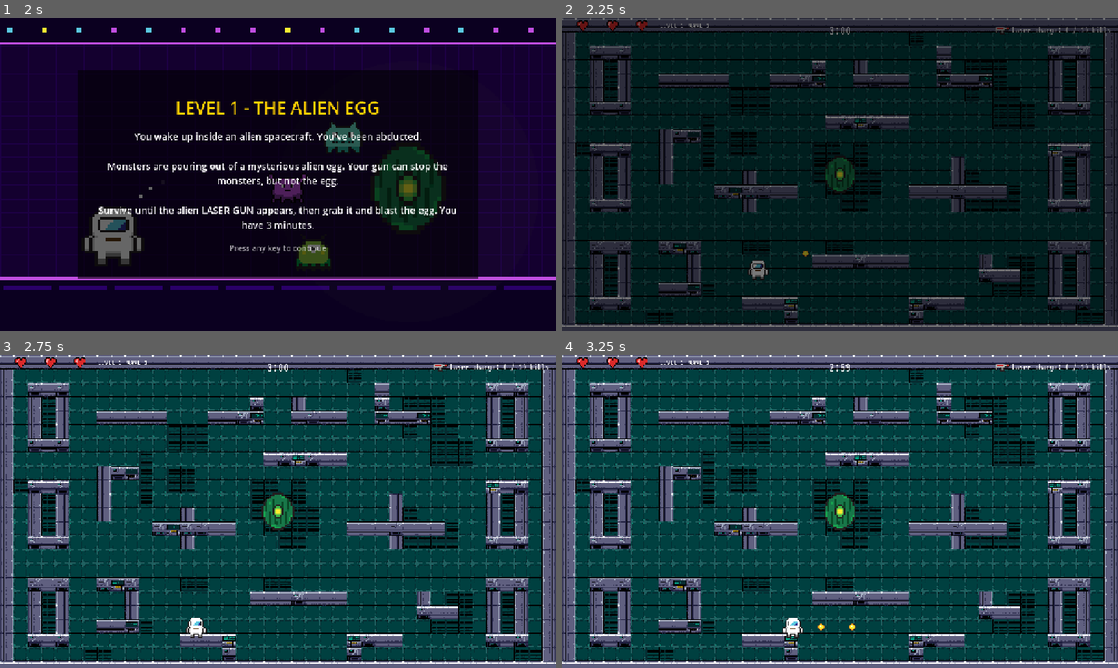
Above: before the commit, frames 1-4 (two rows, left to right).
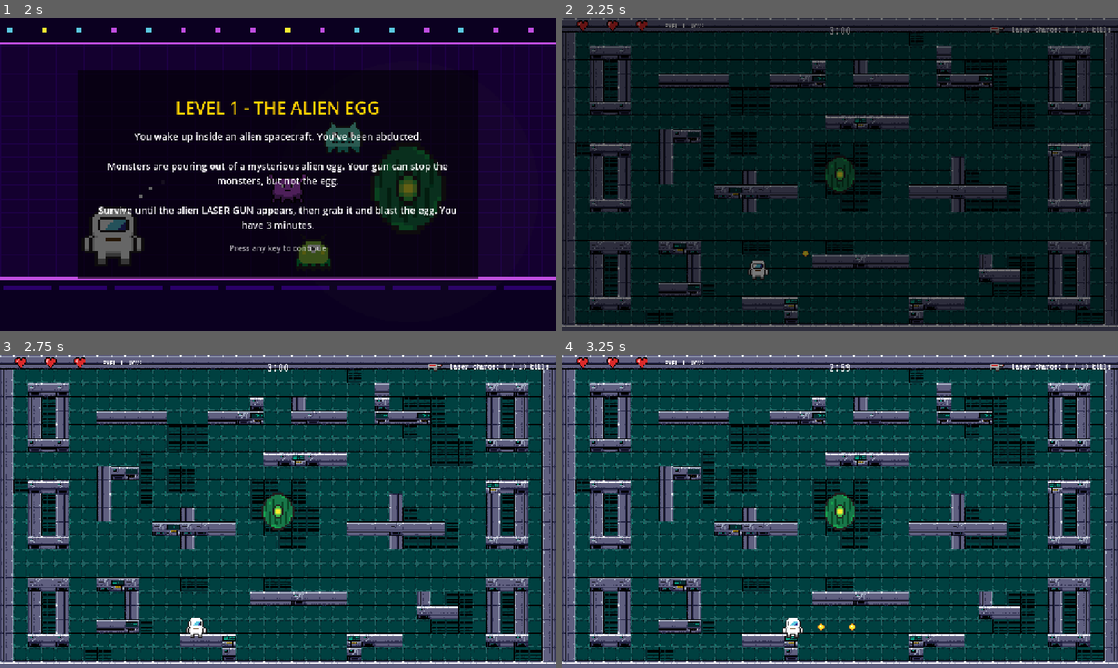
Above: after the commit, the same moments.

Repository: Game-Design-Abducted/abducted-escape-the-mothership
Game: Godot game, scene res://ui/title_screen.tscn
Two runs of this game, one before a commit and one after it. Both use one fixed random seed, a clock stepped at 60 frames per second and the inputs below.
Inputs (mouse positions are in pixels of both pictures, inside the frame that each line leads up to):
- Up to frame 1 (2 s): click "START" at 0.5 s; tap Enter (ui_accept) at 1.25, 1.52 s; move the mouse to (400, 158) at 1.27 s; hold D (move_right) from 1.28 s (still down); hold Space (attack) from 1.28 s (still down); click (400, 158) at 1.42 s
- Up to frame 2 (2.25 s): tap Enter (ui_accept) at 2 s; move the mouse to (728, 190) at 2.02 s; release D (move_right) at 2.03 s; release Space (attack) at 2.03 s; hold S (move_down) from 2.03 s (still down); click (728, 190) at 2.1 s
- Up to frame 3 (2.75 s): keep holding S (move_down); tap Enter (ui_accept) at 2.27 s
- Up to frame 4 (3.25 s): move the mouse to (895, 442) at 2.77 s; release S (move_down) at 2.78 s; hold D (move_right) from 2.78 s (still down); hold Space (attack) from 2.78 s (still down); click (895, 442) at 2.92 s

Frame 1 is identical in both runs. In frame 2, 0.2% of the frame differs, in the area x 17-99%, y 1-6%; in frame 3, 0.2%; in frame 4, 0.2%.

Commit message:
HUD: fix time-up message, layout and Godot 4.3 format

Diff:
--- a/autoload/game_state.gd
+++ b/autoload/game_state.gd
@@ -37,6 +37,8 @@
 var time_left := LEVEL_TIME
 var running := false
 var last_result_won := false
+## True when the last level was lost because the clock ran out (HUD and end screen show "TIME UP!")
+var last_result_time_up := false
 ## Which page story_screen shows: "intro", "level2" or "ending"
 var story_id := "intro"
 
@@ -52,7 +54,7 @@
 	time_left = maxf(time_left - delta, 0.0)
 	Events.time_changed.emit(time_left)
 	if time_left <= 0.0:
-		finish_level(false)
+		finish_level(false, true)
 
 
 # ---------- called by UI / game ----------
@@ -78,11 +80,12 @@
 
 
 ## Called on win (origin destroyed) or loss (died / time up)
-func finish_level(won: bool) -> void:
+func finish_level(won: bool, time_up := false) -> void:
 	if not running:
 		return   # already finished, ignore duplicates
 	running = false
 	last_result_won = won
+	last_result_time_up = time_up
 	Events.level_finished.emit(won)
 	# Short delay so players can see what happened. Runs even while the game is paused.
 	get_tree().create_timer(1.5, true).timeout.connect(_after_level.bind(won))
--- a/project.godot
+++ b/project.godot
@@ -8,16 +8,12 @@
 
 config_version=5
 
-[animation]
-
-compatibility/default_parent_skeleton_in_mesh_instance_3d=true
-
 [application]
 
 config/name="Abducted: Escape the Mothership"
 config/description="Pac-Man x Tower Defense. Game Design Final Project."
 run/main_scene="res://ui/title_screen.tscn"
-config/features=PackedStringArray("4.7", "GL Compatibility")
+config/features=PackedStringArray("4.3", "GL Compatibility")
 
 [autoload]
 
--- a/tools/smoke_test.gd
+++ b/tools/smoke_test.gd
@@ -534,6 +534,8 @@
 	await create_timer(2.2).timeout
 	_check("time up leads to the lose screen", current_scene.name == "EndScreen" and not _state.last_result_won,
 			current_scene.name)
+	_check("time up shows TIME UP!", current_scene.get_node("VBox/Title").text == "TIME UP!",
+			current_scene.get_node("VBox/Title").text)
 
 	# ---------- Screens and the rest of the flow ----------
 	# Lose screen: RETRY restarts the level you lost on
@@ -554,6 +556,8 @@
 	player.take_damage(player.max_hp)
 	ok = await _wait_for_scene("EndScreen")
 	_check("player death leads to the lose screen", ok and not _state.last_result_won, current_scene.name)
+	_check("player death shows GAME OVER, not TIME UP!", ok and current_scene.get_node("VBox/Title").text == "GAME OVER",
+			current_scene.get_node("VBox/Title").text if ok else "")
 
 	# Level 2 win: ending story, then the win screen, then back to the title
 	game = await _load_game(2)
--- a/ui/end_screen.gd
+++ b/ui/end_screen.gd
@@ -1,9 +1,10 @@
 extends Control
 ## End screen (win or lose). Ploy's.
 ##
-## Reads GameState.last_result_won.
+## Reads GameState.last_result_won and last_result_time_up.
 ##   won  -> spaceship + "You escaped!" + win sound + Main Menu
-##   lost -> hurt astronaut + "Game Over" + lose sound + Retry (same level) + Main Menu
+##   lost -> hurt astronaut + "Game Over" (or "Time Up!" when the clock ran out)
+##           + lose sound + Retry (same level) + Main Menu
 ##
 ## It moves like Fah's title screen: fades in, the title pops, the picture
 ## sways (the spaceship flies, the astronaut wobbles), the buttons grow and
@@ -34,55 +35,43 @@
 
 func _ready() -> void:
 	_won = GameState.last_result_won
-	var time_up := not _won and GameState.time_left <= 0.0
-
+	var time_up := not _won and GameState.last_result_time_up
 	if _won:
 		title.text = "YOU ESCAPED!"
+		$VBox/Subtitle.text = "Welcome home, astronaut."
 	elif time_up:
 		title.text = "TIME UP!"
+		$VBox/Subtitle.text = "Time ran out on level %d." % GameState.current_level
 	else:
 		title.text = "GAME OVER"
-
+		$VBox/Subtitle.text = "The aliens got you on level %d." % GameState.current_level
 	if not _won:
 		title.add_theme_color_override("font_color", LOSE_TITLE_COLOR)
-
-	if _won:
-		$VBox/Subtitle.text = "Welcome home, astronaut."
-	elif time_up:
-		$VBox/Subtitle.text = "Time ran out on level %d." % GameState.current_level
-	else:
-		$VBox/Subtitle.text = "The aliens got you on level %d." % GameState.current_level
-
 	art.texture = WIN_ART if _won else LOSE_ART
 	$Jingle.stream = WIN_SOUND if _won else LOSE_SOUND
 	$Jingle.play()
-
 	_sfx = AudioStreamPlayer.new()
 	add_child(_sfx)
 
 	retry_button.visible = not _won
 	var first: Button = menu_button if _won else retry_button
-	first.grab_focus()
-
+	first.grab_focus()   # before connecting, so no hover sound on load
 	retry_button.pressed.connect(_leave.bind(GameState.retry_level))
 	menu_button.pressed.connect(_leave.bind(GameState.goto.bind("title")))
-
 	for button: Button in [retry_button, menu_button]:
 		button.mouse_entered.connect(_on_hover.bind(button, true))
-		button.mouse_entered.connect(_play.bind(SFX_HOVER))
+		button.mouse_entered.connect(_play.bind(SFX_HOVER))   # mouse only: focus would play it again
 		button.mouse_exited.connect(_on_hover.bind(button, false))
 		button.focus_entered.connect(_on_hover.bind(button, true))
 		button.focus_exited.connect(_on_hover.bind(button, false))
 
+	# Fade in, and pop the title once the layout has given it a size
 	modulate.a = 0.0
 	create_tween().tween_property(self, "modulate:a", 1.0, 0.5)
-
 	await get_tree().process_frame
-
 	art.pivot_offset = art.size / 2.0
 	title.pivot_offset = title.size / 2.0
 	title.scale = Vector2(0.5, 0.5)
-
 	create_tween().tween_property(title, "scale", Vector2.ONE, 0.45).set_trans(Tween.TRANS_BACK).set_ease(Tween.EASE_OUT)
 
 
--- a/ui/hud.gd
+++ b/ui/hud.gd
@@ -4,93 +4,90 @@
 ## Only LISTENS to Events, it never touches player/enemy code directly.
 ## Process mode is Always (set in hud.tscn) so it keeps updating while paused.
 ##
-##   hearts  <- Events.player_hp_changed(hp, max_hp)
-##   timer   <- Events.time_changed(seconds_left)
+##   hearts  <- Events.player_hp_changed(hp, max_hp)   (a lost heart pops and shakes)
+##   timer   <- Events.time_changed(seconds_left)       (turns red under 30 s)
 ##   laser   <- Events.laser_charge_changed / laser_spawned / laser_picked_up / laser_fired
-##   message <- Events.level_finished(won)
+##   level   <- Events.level_started(level_number)
+##   wave    <- Events.wave_started(wave_number)
+##   message <- Events.level_finished(won)  ("TIME UP!" when GameState.last_result_time_up)
 ##
-## TODO Kong (ask Fah for the art):
-##  - pixel font (put the .ttf in assets/fonts and set it in a Theme)
-##  - heart lose animation, timer turns red under 30 s
-##  - laser icon (Laser Item.png) next to the laser status
-##  - wave number (Events.wave_started), level title
+## Top-left row (TopLeft): hearts, level, wave. Top-right row (LaserBox): icon + laser
+## status. Both are HBoxContainers, so the pieces stay together when the text changes.
 
 const HEART := preload("res://assets/sprites/Heart.png")
 const HEART_LOST := preload("res://assets/sprites/HeartDeducted.png")
-var previous_hp := -1
+const LOW_TIME := 30.0                          # seconds left when the timer turns red
+const LOW_TIME_COLOR := Color(1.0, 0.35, 0.3)   # same red as the end screen's lose title
 
-@onready var hearts: HBoxContainer = $Hearts
+@onready var hearts: HBoxContainer = $TopLeft/Hearts
+@onready var level_label: Label = $TopLeft/LevelLabel
+@onready var wave_label: Label = $TopLeft/WaveLabel
 @onready var time_label: Label = $TimeLabel
-@onready var laser_label: Label = $LaserLabel
+@onready var laser_label: Label = $LaserBox/LaserLabel
 @onready var message_label: Label = $MessageLabel
-@onready var level_label: Label = $LevelLabel
-@onready var wave_label: Label = $WaveLabel
+
+var _previous_hp := -1
+var _low_time := false
+var _finished := false   # once the level is over, the end message stays
 
 
 func _ready() -> void:
 	message_label.text = ""
+	level_label.text = "LEVEL %d" % GameState.current_level
+	wave_label.text = "WAVE 1"
 	Events.player_hp_changed.connect(_on_hp_changed)
 	Events.time_changed.connect(_on_time_changed)
 	Events.laser_charge_changed.connect(_on_laser_charge)
 	Events.laser_spawned.connect(func(_pos): laser_label.text = "LASER READY! Grab it!")
 	Events.laser_picked_up.connect(func(): message_label.text = "PRESS SPACE WHEN THE BEAM CROSSES THE TARGET")
 	Events.laser_fired.connect(_on_laser_fired)
-	Events.level_finished.connect(_on_level_finished)
-	level_label.text = "LEVEL %d" % GameState.current_level
-	wave_label.text = "WAVE 1"
 	Events.level_started.connect(_on_level_started)
 	Events.wave_started.connect(_on_wave_started)
-
+	Events.level_finished.connect(_on_level_finished)
 
 
 func _on_hp_changed(hp: int, max_hp: int) -> void:
-	var old_hp = previous_hp
-
+	# Create heart icons only when the count changes, then just swap textures
 	while hearts.get_child_count() < max_hp:
 		var icon := TextureRect.new()
 		icon.custom_minimum_size = Vector2(64, 64)
 		icon.expand_mode = TextureRect.EXPAND_IGNORE_SIZE
 		icon.stretch_mode = TextureRect.STRETCH_KEEP_ASPECT_CENTERED
 		hearts.add_child(icon)
-
 	for i in hearts.get_child_count():
 		var heart := hearts.get_child(i) as TextureRect
 		heart.visible = i < max_hp
 		heart.texture = HEART if i < hp else HEART_LOST
-
-	if old_hp != -1 and hp < old_hp:
-		for i in range(hp, old_hp):
-			if i < hearts.get_child_count():
-				animate_lost_heart(hearts.get_child(i))
-
-	previous_hp = hp
+	# Animate only the hearts just lost (not on the first update, when the level starts)
+	if _previous_hp != -1:
+		for i in range(hp, mini(_previous_hp, hearts.get_child_count())):
+			_animate_lost_heart(hearts.get_child(i) as TextureRect)
+	_previous_hp = hp
 
 
-func animate_lost_heart(heart: TextureRect) -> void:
-	heart.pivot_offset = Vector2(32, 32)
-
-	var tween = create_tween()
-
+func _animate_lost_heart(heart: TextureRect) -> void:
+	heart.pivot_offset = heart.size / 2.0
+	var tween := create_tween()
 	tween.tween_property(heart, "scale", Vector2(1.4, 1.4), 0.12)
 	tween.tween_property(heart, "rotation_degrees", 15.0, 0.05)
 	tween.tween_property(heart, "rotation_degrees", -15.0, 0.05)
 	tween.tween_property(heart, "rotation_degrees", 10.0, 0.05)
 	tween.tween_property(heart, "rotation_degrees", 0.0, 0.05)
-	tween.tween_property(heart, "scale", Vector2(1, 1), 0.12)
-
-
+	tween.tween_property(heart, "scale", Vector2.ONE, 0.12)
 
 
 func _on_time_changed(seconds_left: float) -> void:
-	var s = ceili(seconds_left)
+	var s := ceili(seconds_left)
 	@warning_ignore("integer_division")
 	time_label.text = "%d:%02d" % [s / 60, s % 60]
-
-	if seconds_left <= 30.0:
-		time_label.add_theme_color_override("font_color", Color.RED)
-	else:
-		time_label.remove_theme_color_override("font_color")
-
+	# time_changed fires every frame, so only touch the colour when it crosses LOW_TIME
+	var low := seconds_left <= LOW_TIME
+	if low != _low_time:
+		_low_time = low
+		if low:
+			time_label.add_theme_color_override("font_color", LOW_TIME_COLOR)
+		else:
+			time_label.remove_theme_color_override("font_color")
 
 
 func _on_laser_charge(kills: int, kills_needed: int) -> void:
@@ -99,21 +96,13 @@
 
 func _on_laser_fired(hit: bool) -> void:
 	message_label.text = "DIRECT HIT!" if hit else "MISSED! Survive for another chance..."
-	await get_tree().create_timer(1.5).timeout
-	if message_label.text != "YOU WIN!" and message_label.text != "GAME OVER":
-		message_label.text = ""
+	# A connected timer, not an await: it is dropped if the HUD is freed first
+	get_tree().create_timer(1.5).timeout.connect(_clear_message)
 
 
-
-func _on_level_finished(won: bool) -> void:
-	print("FINISHED: won=", won, " | time_left=", GameState.time_left)
-
-	if won:
-		message_label.text = "YOU WIN!"
-	elif GameState.time_left <= 0.0:
-		message_label.text = "TIME UP!"
-	else:
-		message_label.text = "GAME OVER"
+func _clear_message() -> void:
+	if not _finished:
+		message_label.text = ""
 
 
 func _on_level_started(level_number: int) -> void:
@@ -122,3 +111,13 @@
 
 func _on_wave_started(wave_number: int) -> void:
 	wave_label.text = "WAVE %d" % wave_number
+
+
+func _on_level_finished(won: bool) -> void:
+	_finished = true
+	if won:
+		message_label.text = "YOU WIN!"
+	elif GameState.last_result_time_up:
+		message_label.text = "TIME UP!"
+	else:
+		message_label.text = "GAME OVER"
--- a/ui/hud.tscn
+++ b/ui/hud.tscn
@@ -1,20 +1,38 @@
-[gd_scene format=3 uid="uid://b3x2mowpqj4dd"]
+[gd_scene load_steps=4 format=3 uid="uid://b3x2mowpqj4dd"]
 
-[ext_resource type="Script" uid="uid://heb1g7hifisn" path="res://ui/hud.gd" id="1_hud"]
-[ext_resource type="FontFile" uid="uid://dhjbpar0jp4ov" path="res://assets/fonts/VT323.ttf" id="2_276te"]
-[ext_resource type="Texture2D" uid="uid://bpltgl6tm6wcy" path="res://assets/sprites/Laser Item.png" id="3_546lt"]
+[ext_resource type="Script" path="res://ui/hud.gd" id="1_hud"]
+[ext_resource type="FontFile" uid="uid://dhjbpar0jp4ov" path="res://assets/fonts/VT323.ttf" id="2_font"]
+[ext_resource type="Texture2D" uid="uid://bpltgl6tm6wcy" path="res://assets/sprites/Laser Item.png" id="3_laser"]
 
-[node name="HUD" type="CanvasLayer" unique_id=1149070721]
+[node name="HUD" type="CanvasLayer"]
 process_mode = 3
 script = ExtResource("1_hud")
 
-[node name="Hearts" type="HBoxContainer" parent="." unique_id=239157412]
+[node name="TopLeft" type="HBoxContainer" parent="."]
 offset_left = 16.0
 offset_top = -14.0
-offset_right = 216.0
-offset_bottom = 30.0
+offset_right = 400.0
+offset_bottom = 50.0
+theme_override_constants/separation = 12
 
-[node name="TimeLabel" type="Label" parent="." unique_id=1888918363]
+[node name="Hearts" type="HBoxContainer" parent="TopLeft"]
+layout_mode = 2
+
+[node name="LevelLabel" type="Label" parent="TopLeft"]
+layout_mode = 2
+theme_override_fonts/font = ExtResource("2_font")
+theme_override_font_sizes/font_size = 20
+text = "LEVEL 1"
+vertical_alignment = 1
+
+[node name="WaveLabel" type="Label" parent="TopLeft"]
+layout_mode = 2
+theme_override_fonts/font = ExtResource("2_font")
+theme_override_font_sizes/font_size = 20
+text = "WAVE 1"
+vertical_alignment = 1
+
+[node name="TimeLabel" type="Label" parent="."]
 anchors_preset = 5
 anchor_left = 0.5
 anchor_right = 0.5
@@ -23,26 +41,38 @@
 offset_right = 100.0
 offset_bottom = 56.0
 grow_horizontal = 2
-theme_override_fonts/font = ExtResource("2_276te")
+theme_override_fonts/font = ExtResource("2_font")
 theme_override_font_sizes/font_size = 32
 text = "3:00"
 horizontal_alignment = 1
 
-[node name="LaserLabel" type="Label" parent="." unique_id=1347273989]
+[node name="LaserBox" type="HBoxContainer" parent="."]
 anchors_preset = 1
 anchor_left = 1.0
 anchor_right = 1.0
 offset_left = -416.0
-offset_top = 16.0
+offset_top = 4.0
 offset_right = -16.0
-offset_bottom = 52.0
+offset_bottom = 49.0
 grow_horizontal = 0
-theme_override_fonts/font = ExtResource("2_276te")
+theme_override_constants/separation = 6
+alignment = 2
+
+[node name="LaserIcon" type="TextureRect" parent="LaserBox"]
+custom_minimum_size = Vector2(54, 45)
+layout_mode = 2
+texture = ExtResource("3_laser")
+expand_mode = 1
+stretch_mode = 5
+
+[node name="LaserLabel" type="Label" parent="LaserBox"]
+layout_mode = 2
+theme_override_fonts/font = ExtResource("2_font")
 theme_override_font_sizes/font_size = 22
 text = "Laser charge: 0 / 10 kills"
-horizontal_alignment = 2
+vertical_alignment = 1
 
-[node name="MessageLabel" type="Label" parent="." unique_id=367346835]
+[node name="MessageLabel" type="Label" parent="."]
 anchors_preset = 8
 anchor_left = 0.5
 anchor_top = 0.5
@@ -54,34 +84,7 @@
 offset_bottom = 40.0
 grow_horizontal = 2
 grow_vertical = 2
-theme_override_fonts/font = ExtResource("2_276te")
+theme_override_fonts/font = ExtResource("2_font")
 theme_override_font_sizes/font_size = 40
 horizontal_alignment = 1
 vertical_alignment = 1
-
-[node name="LevelLabel" type="Label" parent="." unique_id=1555764664]
-offset_left = 225.0
-offset_top = 7.0
-offset_right = 281.0
-offset_bottom = 27.0
-theme_override_fonts/font = ExtResource("2_276te")
-theme_override_font_sizes/font_size = 20
-text = "LEVEL 1"
-
-[node name="WaveLabel" type="Label" parent="." unique_id=1180600476]
-offset_left = 292.0
-offset_top = 7.0
-offset_right = 366.0
-offset_bottom = 43.0
-theme_override_fonts/font = ExtResource("2_276te")
-theme_override_font_sizes/font_size = 20
-text = "WAVE 1"
-
-[node name="LaserIcon" type="TextureRect" parent="." unique_id=1229149920]
-offset_left = 987.0
-offset_top = 4.0
-offset_right = 1041.0
-offset_bottom = 49.0
-texture = ExtResource("3_546lt")
-expand_mode = 1
-stretch_mode = 5
Not shown, changed: assets/fonts/Minecraft.ttf.import
Not shown, changed: assets/fonts/VT323.ttf.import
Not shown, changed: assets/home/Background.jpg.import
Not shown, changed: assets/home/Background_wMountain.jpg.import
Not shown, changed: assets/home/Homescreen.jpg.import
Not shown, changed: assets/home/Light.png.import
Not shown, changed: assets/home/Mountain.png.import
Not shown, changed: assets/home/Star.png.import
Not shown, changed: assets/sprites/BigMonster.png.import
Not shown, changed: assets/sprites/BigMonster_Dead.png.import
Not shown, changed: assets/sprites/BigMonster_Hit.png.import
Not shown, changed: assets/sprites/Bullet.png.import
(and 41 more such lines)
